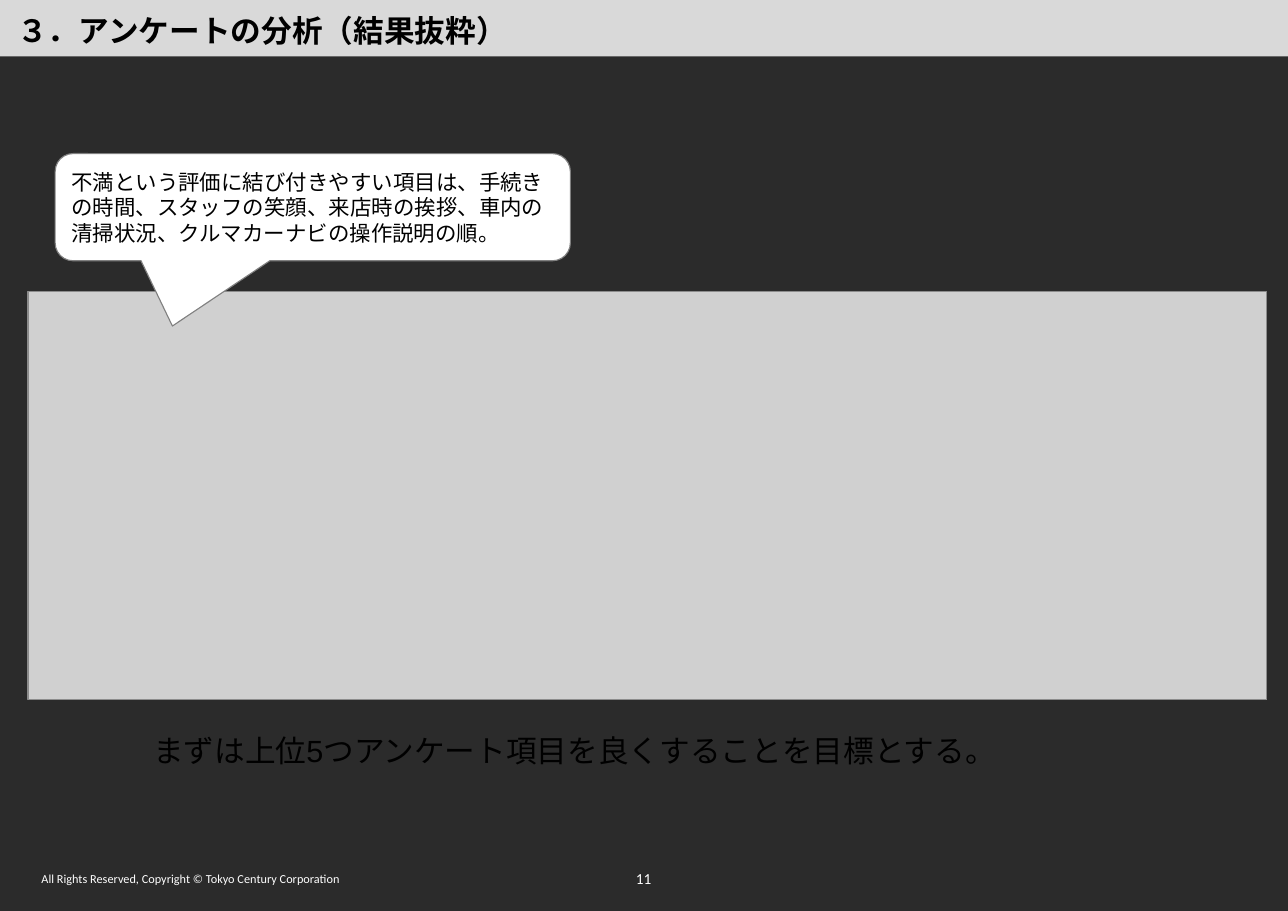
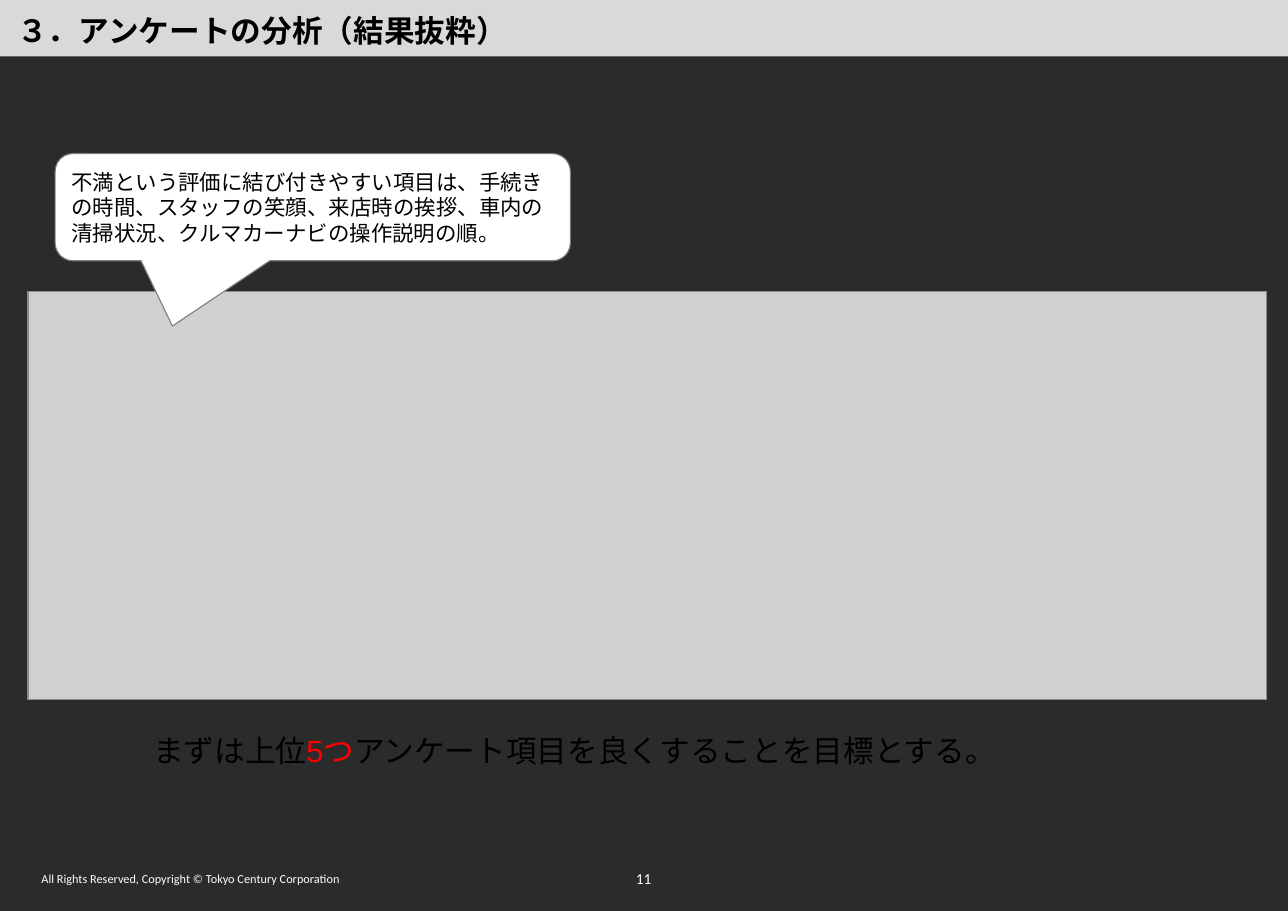
Before and after one commit to LuSTop/self, a slide deck: slide 11 of データ分析活用事例.pptx. Drawn at 1288x911 pixels with LibreOffice and Linux fonts; fonts in the diff are those of the drawing; grey boxes stand for pictures; background and template pictures are left out; a plain dark background stands for a picture behind light text. Boxes give left, top, right and bottom in pixels: in the first picture for what was removed or moved away, otherwise in the second. Text is boxed around its words. In the diff, an @@ line names an element or a change of style, - is before the commit and + after.

```diff
--- a/データ分析活用事例.pptx
+++ b/データ分析活用事例.pptx
@@ text "まずは上位5つアンケート項目を良くすることを目標とする。" at box(153, 737, 996, 764): text colour #000000 to #FF0000 in "まずは上位5つアンケート項目を良くすることを目標とする。" @@
```
Also in this commit, not shown: 5 other slides changed, 2 slides added.
